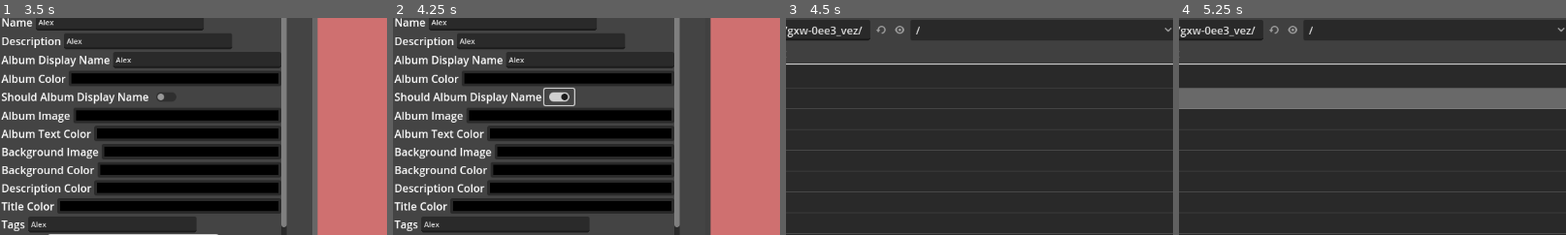
Above: before the commit, frames 1-4 (left to right).
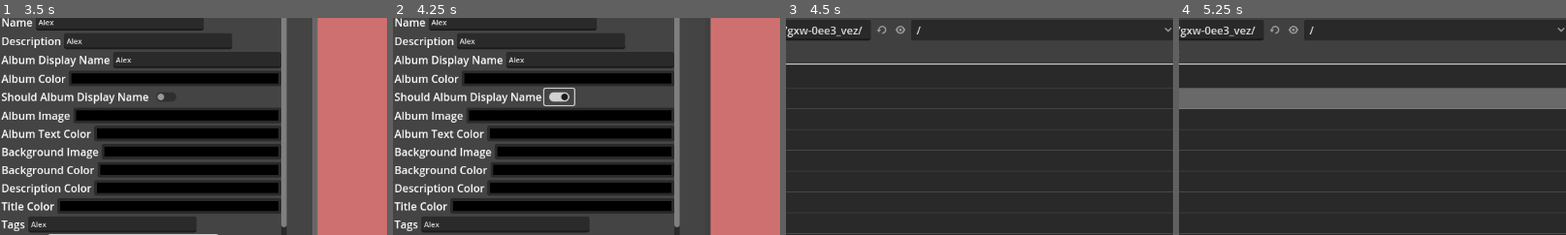
Above: after the commit, the same moments.

Repository: Lukaswbrr/Ikemen-GO-Launcher
Game: Godot game, scene res://scenes/games_menu.tscn
Same seed, same stepped clock (60 frames per second), same inputs: the game is played once before the commit and once after it.
Inputs (mouse positions are % of the whole screen's width and height, from its top left):
- Up to frame 1 (3.5 s): click "Add new IKEMEN Go game" at 0.5 s; click (47, 13) at 1.27 s; type "Alex" at 1.35 s; click (51, 18) at 1.5 s; type "Alex" at 1.58 s; click (57, 22) at 1.73 s; type "Alex" at 1.82 s; click (46, 60) at 2.02 s; type "Alex" at 2.1 s; click (49, 64) at 2.25 s; type "Alex" at 2.33 s; click "Add new IKEMEN Go game" at 2.75 s
- Up to frame 2 (4.25 s): click (53, 30) at 3.52 s
- Up to frame 3 (4.5 s): click "Select folder" at 4.25 s
- Up to frame 4 (5.25 s): click (53, 30) at 5.02 s
The pictures show only the part of the screen within x 31-81%, y 12-62%; the shares and areas given below are measured in that part.

Frames 1-2 are identical in both runs. In frame 3, 0.1% of the frame differs, in the area x 23-35%, y 3-8%; in frame 4, 0.1%.

Commit message:
add more functions for file_test_again

Diff:
--- a/scripts/editor scripts/file_test_again.gd
+++ b/scripts/editor scripts/file_test_again.gd
@@ -1,6 +1,7 @@
 @tool
 extends EditorScript
 
+var _has_found_subchild = false
 
 # Called when the script is executed (using File -> Run in Script Editor).
 func _run() -> void:
@@ -42,3 +43,89 @@
 	print("Path: " + path)
 	print("Files found: " + str(files))
 	print("Directories found: " + str(directories))
+
+func temp_create(path: String) -> void:
+	if path.is_empty():
+		print("The TEMP creation path is empty!")
+		return
+
+	if DirAccess.dir_exists_absolute(path + "/" + "TEMP"):
+		print("TEMP already exists!")
+		return
+
+	DirAccess.make_dir_absolute(path + "/" + "TEMP")
+	pass
+
+func copy_paste_only(path: String, folder_only: PackedStringArray, file_only: PackedStringArray, to_path: String) -> void:
+	if path.is_empty():
+		print("The path is empty!")
+		return
+
+	if to_path.is_empty():
+		print("The to path is empty!")
+		return
+
+	if !folder_only.is_empty():
+		_copy_paste_folder_only(path, folder_only, to_path)
+
+	if !file_only.is_empty():
+		_copy_paste_file_only(path, file_only, to_path)
+
+func _copy_paste_file_only(path: String, files_only: PackedStringArray, to_path: String) -> void:
+	for k in files_only:
+		print("File (" + k + ") exists?: " + str(FileAccess.file_exists(path + "/" + k)))
+
+func _copy_paste_folder_only(path: String, folder_only: PackedStringArray, to_path: String) -> void:
+	var dir = DirAccess.open(path)
+	if !dir:
+		print("An error occurred when trying to access the path.")
+		return
+
+	var files: int
+	var directories: int
+	var path_split = path.split("/")
+
+
+	dir.list_dir_begin()
+	var file_name = dir.get_next()
+	while file_name != "" and file_name != "..":
+		if dir.current_is_dir():
+			if file_name in ["TEMP"]:
+				print("Folder name is TEMP, skipping")
+				print("TEMP Path: " + path + "/" + file_name)
+				file_name = dir.get_next()
+
+			directories += 1
+			print("\n")
+			print("Found directory: " + path + "/" + file_name)
+
+			if file_name in folder_only:
+				print("It's in folder only!")
+				_copy_paste_folder_only(path + "/" + file_name, folder_only, to_path)
+			else:
+				for k in folder_only:
+					if not k in path_split:
+						print(k + " not found on path_split")
+						continue
+
+					if k in path_split:
+						print(k , " is sub child of folder only!")
+						_copy_paste_folder_only(path + "/" + file_name, folder_only, to_path)
+						_has_found_subchild = true
+
+			if !file_name in folder_only and !_has_found_subchild:
+				print("Not in folder only and has not found any sub child.")
+
+			_has_found_subchild = false
+
+		else:
+			files += 1
+			print("Found file " + path + "/" + file_name)
+
+
+		file_name = dir.get_next()
+
+	print("\n")
+	print("Path: " + path)
+	print("Files found: " + str(files))
+	print("Directories found: " + str(directories))
